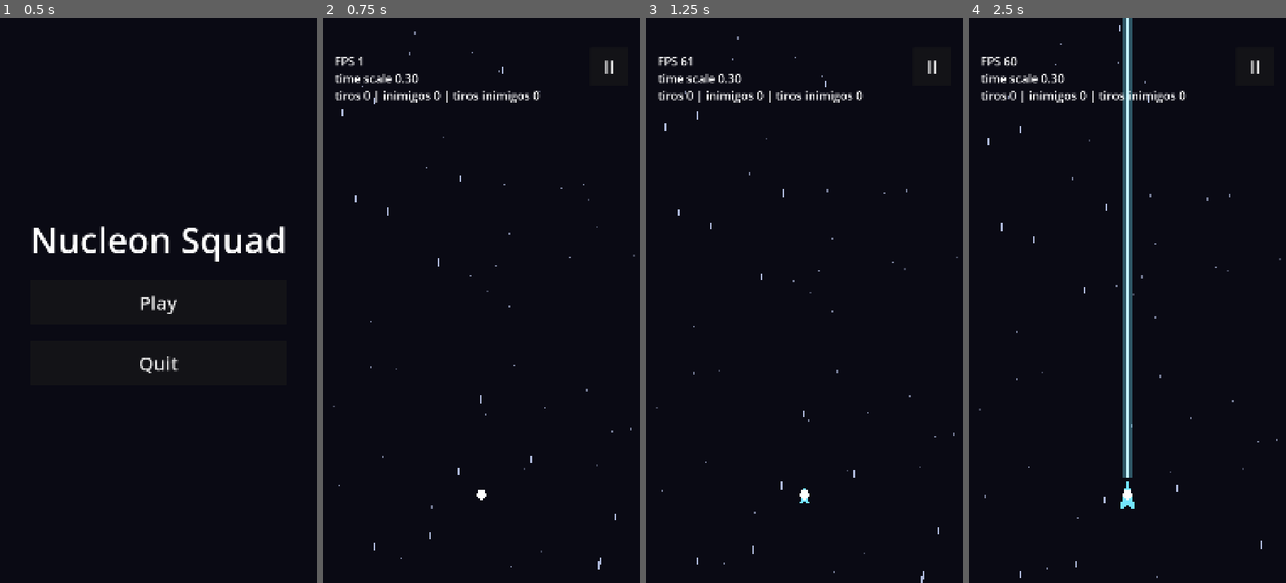
Above: before the commit, frames 1-4 (left to right).
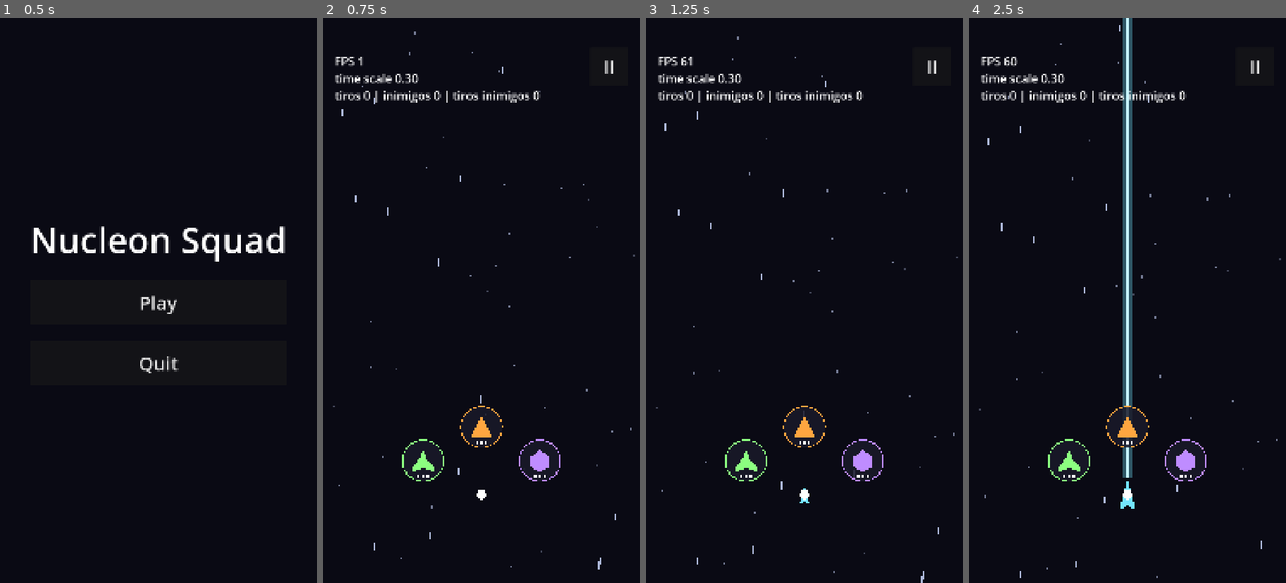
Above: after the commit, the same moments.

Repository: GDPonsoni/Nucleon-Squad-3D
Game: Godot game, scene res://scenes/menu.tscn
The game is run twice, just before and just after one commit, with the same random seed, the same clock (stepped at 60 frames per second) and the same inputs.
Inputs:
- Up to frame 1 (0.5 s): no input
- Up to frame 2 (0.75 s): click "Play" at 0.5 s
- Up to frame 3 (1.25 s): no input
- Up to frame 4 (2.5 s): click "II" at 1.25 s; click "Resume" at 2 s

Frame 1 is identical in both runs. In frame 2, 0.7% of the frame differs, in the area x 24-75%, y 68-82%; in frame 3, 0.7%; in frame 4, 0.8%.

Commit message:
feat(player): adiciona troca de corpo na câmera lenta
Com o dedo solto, os outros corpos vivos aparecem em arco ao redor da
nave. Tocar num ícone troca o corpo (reconstrução + 2 s de
invulnerabilidade) e retoma o jogo. Tocar fora retoma com o corpo
atual.

Co-Authored-By: Claude Opus 5.5 <noreply@anthropic.com>

Diff:
--- a/scripts/core/game.gd
+++ b/scripts/core/game.gd
@@ -9,6 +9,7 @@
 var context: CombatContext
 var state: MatchState
 var time_controller: TimeController
+var switcher: BodySwitcher
 
 
 func _ready() -> void:
@@ -44,10 +45,17 @@
 	player.name = "Player"
 	add_child(player)
 	player.setup(context)
-	player.bind_input(touch_input)
 
 	# Tiros inimigos por cima da nave, para ficarem sempre visíveis
 	add_child(enemy_bullets)
+
+	switcher = BodySwitcher.new()
+	switcher.name = "BodySwitcher"
+	add_child(switcher)
+	# O switcher trata o toque antes da nave e da câmera lenta (ordem das conexões)
+	switcher.setup(state, player, touch_input)
+	switcher.body_chosen.connect(_on_body_chosen)
+	player.bind_input(touch_input)
 
 	var spawner := EnemySpawner.new()
 	spawner.name = "EnemySpawner"
@@ -83,6 +91,10 @@
 	player.set_body(state.current_body(), invulnerable_seconds)
 
 
+func _on_body_chosen(index: int) -> void:
+	_switch_to(index, Params.switch_invulnerability_seconds)
+
+
 func _create_enemy() -> PoolItem:
 	var enemy := Enemy.new()
 	enemy.bullets = enemy_bullets
--- a/scripts/core/params.gd
+++ b/scripts/core/params.gd
@@ -45,6 +45,15 @@
 var invulnerability_blink_hz: float = 12.0
 var invulnerability_alpha: float = 0.3
 
+# --- Troca de corpo (ícones na câmera lenta) ---
+var switch_invulnerability_seconds: float = 2.0
+var switch_icon_radius: float = 70.0
+var switch_icon_distance: float = 230.0  # do centro da nave
+var switch_icon_arc_degrees: float = 120.0
+var switch_icon_touch_scale: float = 1.25  # área de toque maior que o ícone
+var switch_icon_shape_scale: float = 1.1
+var switch_icon_bg_color: Color = Color(0.1, 0.1, 0.16, 0.85)
+
 # --- Projéteis do jogador ---
 var player_bullet_pool_size: int = 128
 
--- /dev/null
+++ b/scripts/player/body_switcher.gd
@@ -0,0 +1,77 @@
+class_name BodySwitcher
+extends Node2D
+## Ícones dos outros corpos vivos ao redor da nave durante a câmera lenta.
+## Tocar num ícone escolhe o corpo; tocar fora só retoma o jogo.
+
+signal body_chosen(index: int)
+
+var _state: MatchState
+var _player: Player
+var _touch: TouchInput
+var _indices: Array[int] = []  # corpo de cada ícone visível
+var _positions := PackedVector2Array()
+
+
+func setup(state: MatchState, player: Player, touch: TouchInput) -> void:
+	_state = state
+	_player = player
+	_touch = touch
+	# Conectar antes da nave e da câmera lenta: o toque no ícone é tratado primeiro
+	touch.touch_started.connect(_on_touch_started)
+
+
+func _process(_delta: float) -> void:
+	_indices.clear()
+	if not _touch.is_touching():
+		for i in _state.alive_indices():
+			if i != _state.current:
+				_indices.append(i)
+	visible = not _indices.is_empty()
+	if visible:
+		_layout()
+		queue_redraw()
+
+
+## Distribui os ícones num arco acima da nave (abaixo, se ela estiver no topo).
+func _layout() -> void:
+	var count: int = _indices.size()
+	var radius: float = Params.switch_icon_radius
+	var bounds: Rect2 = get_viewport_rect().grow(-radius)
+	var base_angle: float = -PI * 0.5
+	if _player.position.y - Params.switch_icon_distance < bounds.position.y:
+		base_angle = PI * 0.5
+	var step: float = 0.0 if count == 1 else deg_to_rad(Params.switch_icon_arc_degrees) / (count - 1)
+	var start: float = base_angle - step * (count - 1) * 0.5
+	_positions.resize(count)
+	for k in count:
+		var pos: Vector2 = _player.position + Vector2.from_angle(start + step * k) * Params.switch_icon_distance
+		_positions[k] = pos.clamp(bounds.position, bounds.end)
+
+
+func _on_touch_started(pos: Vector2) -> void:
+	if not visible:
+		return
+	var reach: float = Params.switch_icon_radius * Params.switch_icon_touch_scale
+	for k in _indices.size():
+		if pos.distance_to(_positions[k]) <= reach:
+			body_chosen.emit(_indices[k])
+			return
+
+
+func _draw() -> void:
+	var radius: float = Params.switch_icon_radius
+	for k in _indices.size():
+		var index: int = _indices[k]
+		var body: BodyData = _state.bodies[index]
+		var center: Vector2 = _positions[k]
+		draw_circle(center, radius, Params.switch_icon_bg_color)
+		draw_arc(center, radius, 0.0, TAU, 48, body.color, 4.0)
+		var points := PackedVector2Array()
+		for point in body.shape:
+			points.append(center + point * radius * Params.switch_icon_shape_scale)
+		draw_colored_polygon(points, body.color)
+		# Hits restantes do corpo
+		var hits: int = _state.hits_left[index]
+		for h in hits:
+			var offset := Vector2((h - (hits - 1) * 0.5) * radius * 0.22, radius * 0.75)
+			draw_circle(center + offset, radius * 0.07, Color.WHITE)
Not shown, added: scripts/player/body_switcher.gd.uid
